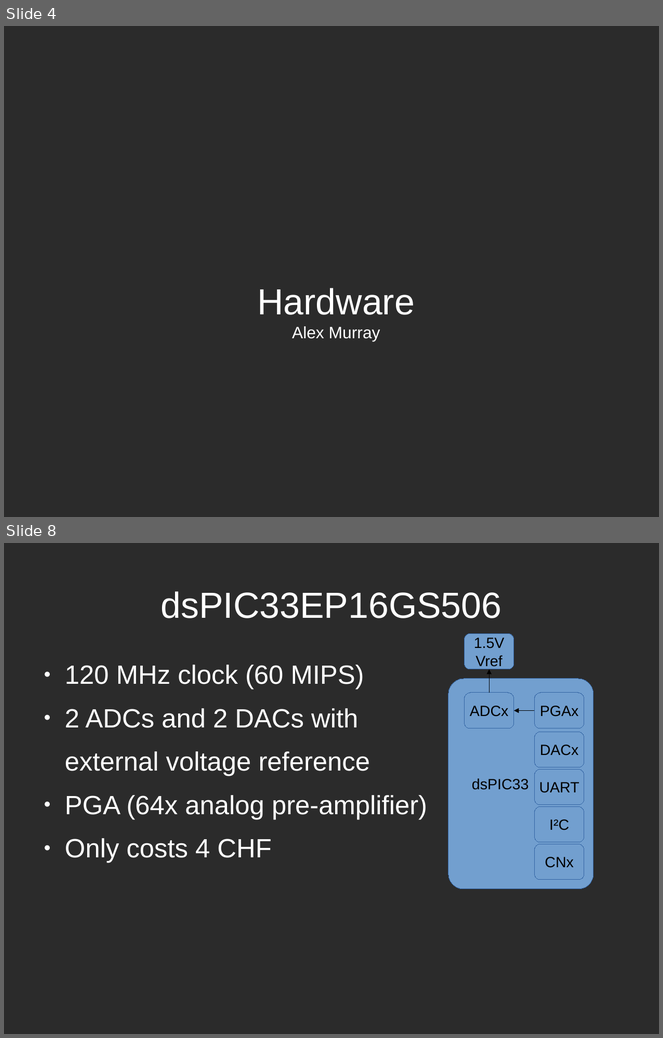
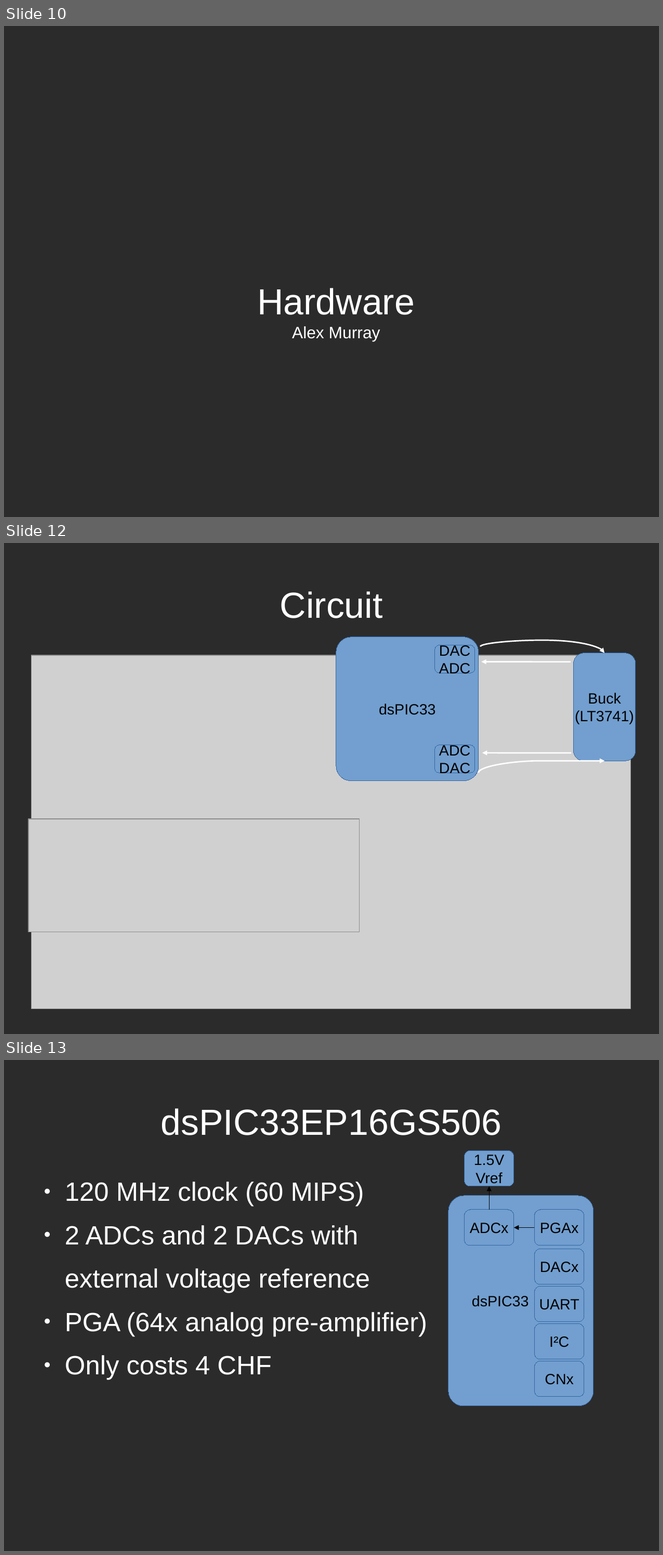
Before and after one commit to TheComet/bat6, a slide deck: doc/presentation/libreoffice/presentation.odp. Shown one above the other, each under a label of ours: slides 4 and 8 before the commit, slides 10, 12 and 13 after it; the slides between them are not shown. The pictures are 663x1038 and 663x1555 pixels, drawn with LibreOffice and Linux fonts; fonts in the diff are those of the drawing; grey boxes stand for pictures; background and template pictures are left out; a plain dark background stands for a picture behind light text. Boxes give left, top, right and bottom in pixels: in the first picture for what was removed or moved away, otherwise in the second. Text is boxed around its words. In the diff, an @@ line names an element or a change of style, - is before the commit and + after.

```diff
--- a/doc/presentation/libreoffice/presentation.odp
+++ b/doc/presentation/libreoffice/presentation.odp
@@ slide 12 added at (4, 543, 659, 1034), background picture (left out) @@
@@ title added at (280, 591, 383, 618), 44 pt, text #FFFFFF @@
+Circuit
@@ freeform shape added at (336, 637, 479, 781), fill #729FCF, outline #3465A4 0 pt, 18 pt, text #000000 @@
+dsPIC33
@@ rounded rectangle added at (435, 645, 476, 673), fill #729FCF, outline #3465A4 0 pt, 18 pt, text #000000 @@
+DAC
+ADC
@@ curved arrow added from (481, 646) to (605, 653), #FFFFFF 1.7 pt @@
@@ picture added at (32, 655, 631, 1009) @@
@@ curved arrow added from (571, 662) to (481, 662), #FFFFFF 1.7 pt @@
@@ freeform shape added at (574, 653, 636, 761), fill #729FCF, outline #3465A4 0 pt, 18 pt, text #000000 @@
+Buck
+(LT3741)
@@ rounded rectangle added at (435, 745, 476, 773), fill #729FCF, outline #3465A4 0 pt, 18 pt, text #000000 @@
+ADC
+DAC
@@ curved arrow added from (572, 753) to (482, 753), #FFFFFF 1.7 pt @@
@@ curved arrow added from (479, 773) to (605, 761), #FFFFFF 1.7 pt @@
@@ picture added at (28, 820, 360, 933) @@
@@ what was slide 4 is now slide 10 @@
@@ what was slide 8 is now slide 13 @@
```
Also in this commit, not shown: 3 slides changed, 9 other slides added, 6 slides removed.
